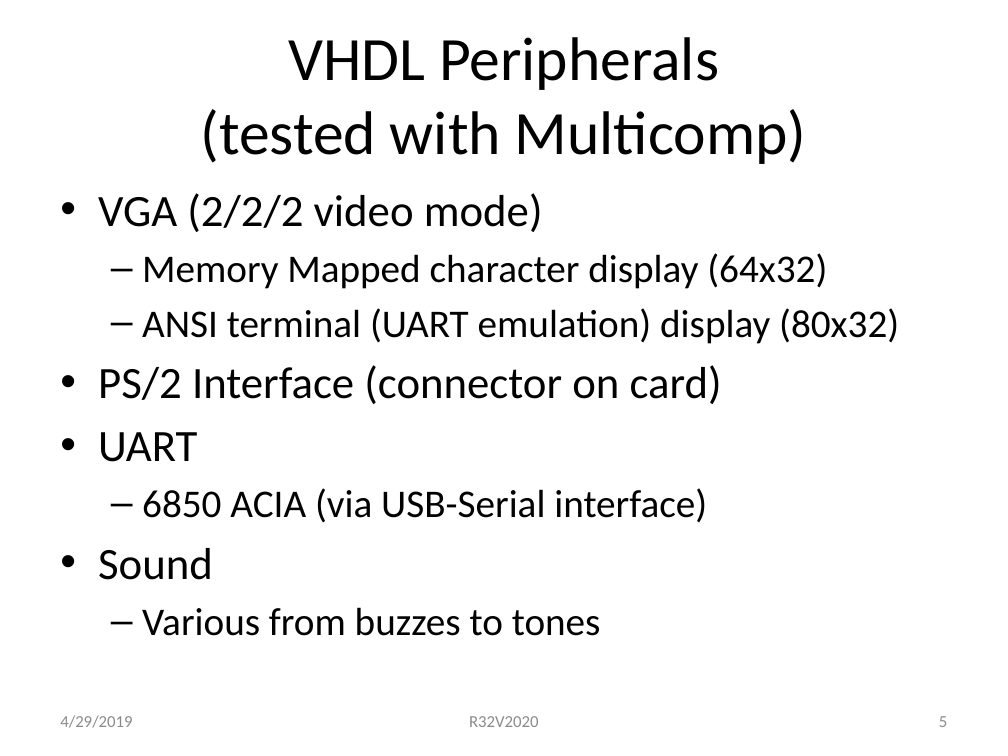
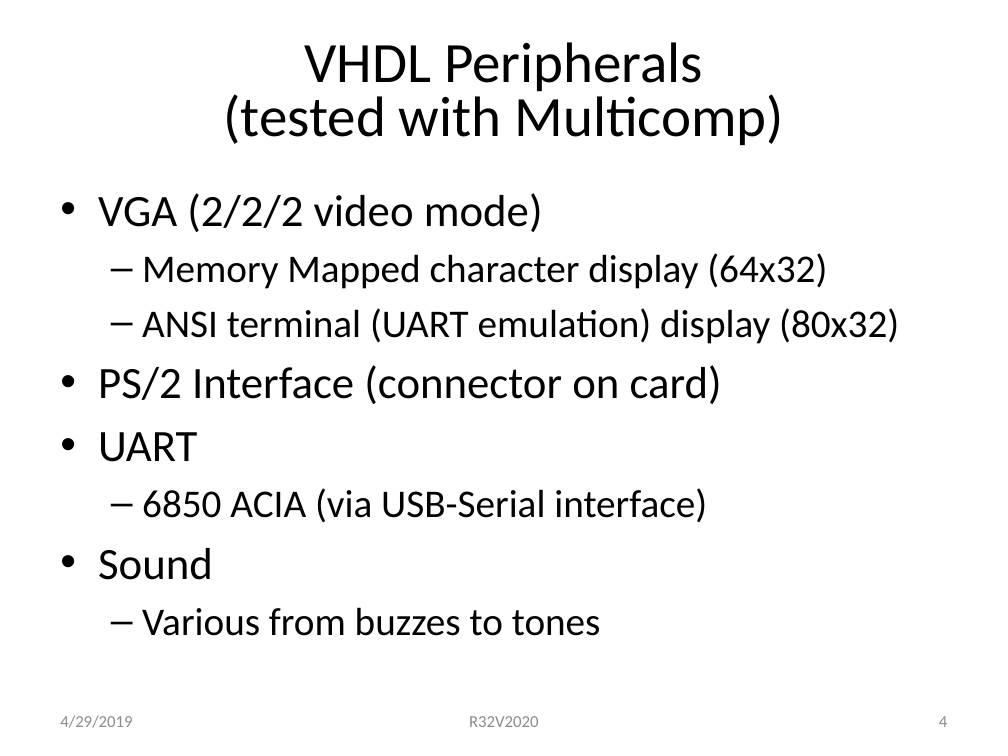
Before and after one commit to douggilliland/R32V2020, a slide deck: slide 4 of Architecture/Architecture Specs/R32V2020-RISC in EP4CE6.pptx (slide 5 before the commit). Drawn at 1008x756 pixels with LibreOffice and Linux fonts; fonts in the diff are those of the drawing. Boxes give left, top, right and bottom in pixels: in the first picture for what was removed or moved away, otherwise in the second. Text is boxed around its words. In the diff, an @@ line names an element or a change of style, - is before the commit and + after.

```diff
--- a/Architecture/Architecture Specs/R32V2020-RISC in EP4CE6.pptx
+++ b/Architecture/Architecture Specs/R32V2020-RISC in EP4CE6.pptx
@@ text "VHDL Peripherals (tested with Multicomp)" at (224, 42, 784, 146): size 44 to 40.7 pt; line spacing 1 to 0.8 @@
@@ page number at (939, 716, 947, 727): text changed @@
-5
+4
```
Also in this commit, not shown: 7 other slides changed.
